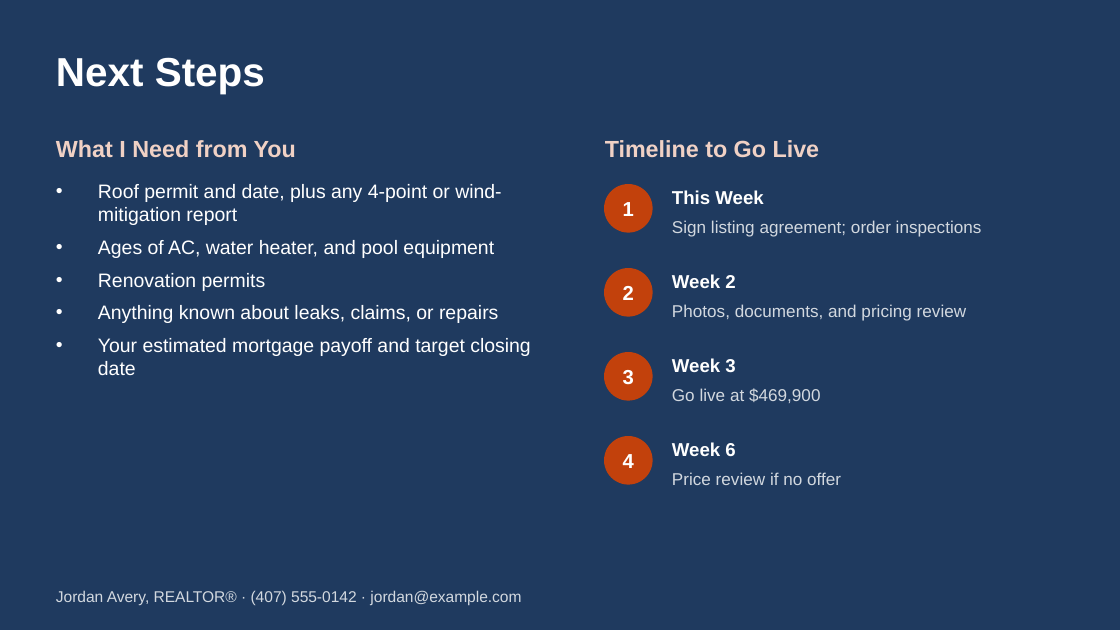
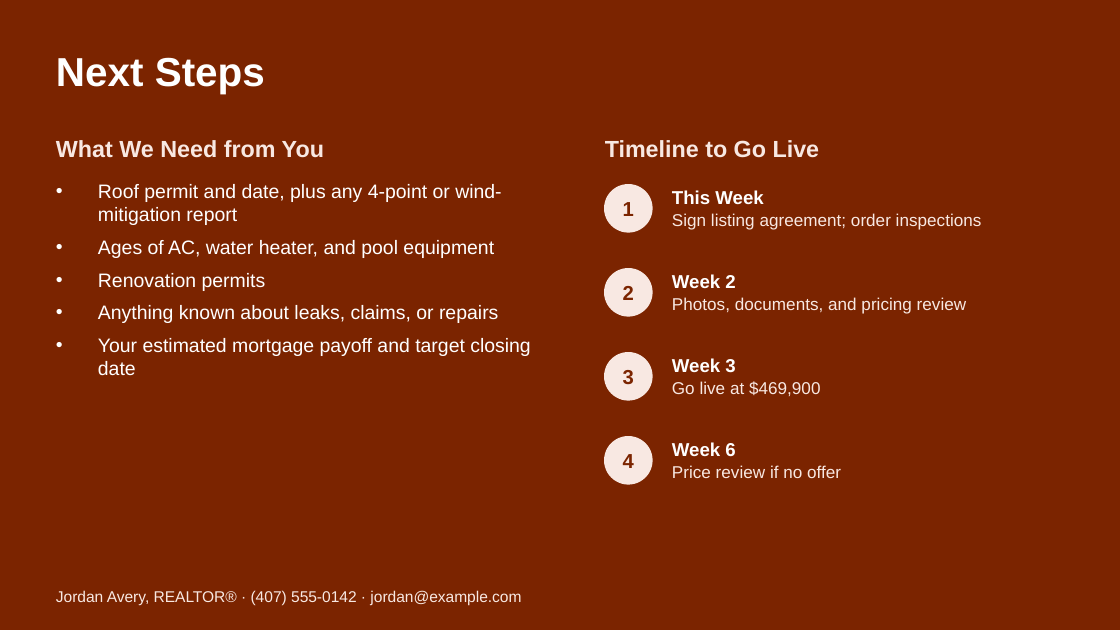
Before and after one commit to axelrivera/real-estate-skills, a slide deck: slide 13 of samples/seller-cma/517-Larkwood-Ave-Listing-Presentation.pptx. Drawn at 1120x630 pixels with LibreOffice and Linux fonts; fonts in the diff are those of the drawing. Boxes give left, top, right and bottom in pixels: in the first picture for what was removed or moved away, otherwise in the second. Text is boxed around its words. In the diff, an @@ line names an element or a change of style, - is before the commit and + after.

```diff
--- a/samples/seller-cma/517-Larkwood-Ave-Listing-Presentation.pptx
+++ b/samples/seller-cma/517-Larkwood-Ave-Listing-Presentation.pptx
@@ background #1F3A5F to #7B2400 @@
@@ text at (56, 140, 324, 158): text changed; text colour #F0D1C5 to #F8E8E2 @@
-What I Need from You
+What We Need from You
@@ text "Timeline to Go Live" at (605, 140, 820, 158): text colour #F0D1C5 to #F8E8E2 @@
@@ text colour #FFFFFF to #7B2400 in 4 elements at (623, 202, 634, 216), (623, 286, 634, 300), (623, 370, 634, 385), (623, 454, 634, 468) @@
@@ fill #C2410C to #F8E8E2; outline #C2410C 1 pt to #F8E8E2 1 pt in 4 elements at (605, 185, 652, 232), (605, 269, 652, 316), (605, 353, 652, 400), (605, 437, 652, 484) @@
@@ text colour #D2D8DF to #F8E8E2; vertical alignment middle to top in 4 elements at (672, 213, 982, 230), (672, 297, 967, 314), (672, 381, 820, 396), (672, 465, 841, 478) @@
@@ text "Jordan Avery, REALTOR® · (407) ..." at (56, 590, 521, 605): text colour #D2D8DF to #F8E8E2 @@
```
Also in this commit, not shown: 14 other slides changed, 35 other files.
